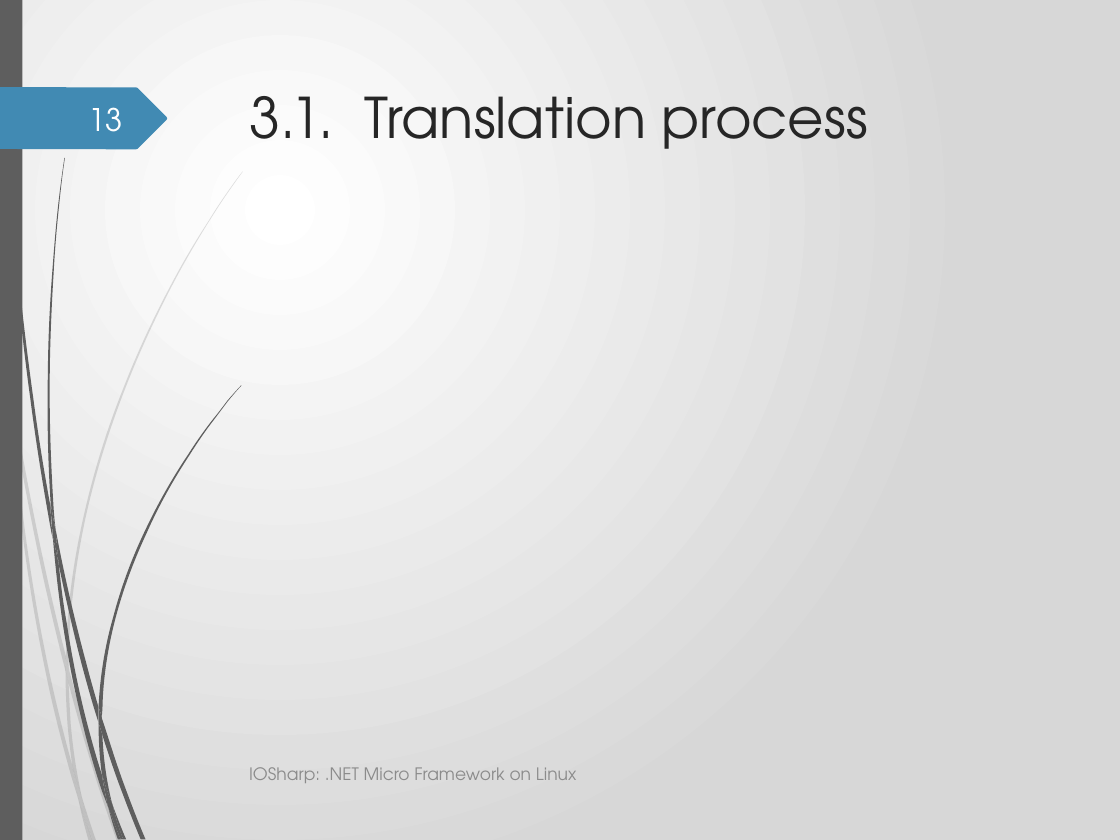
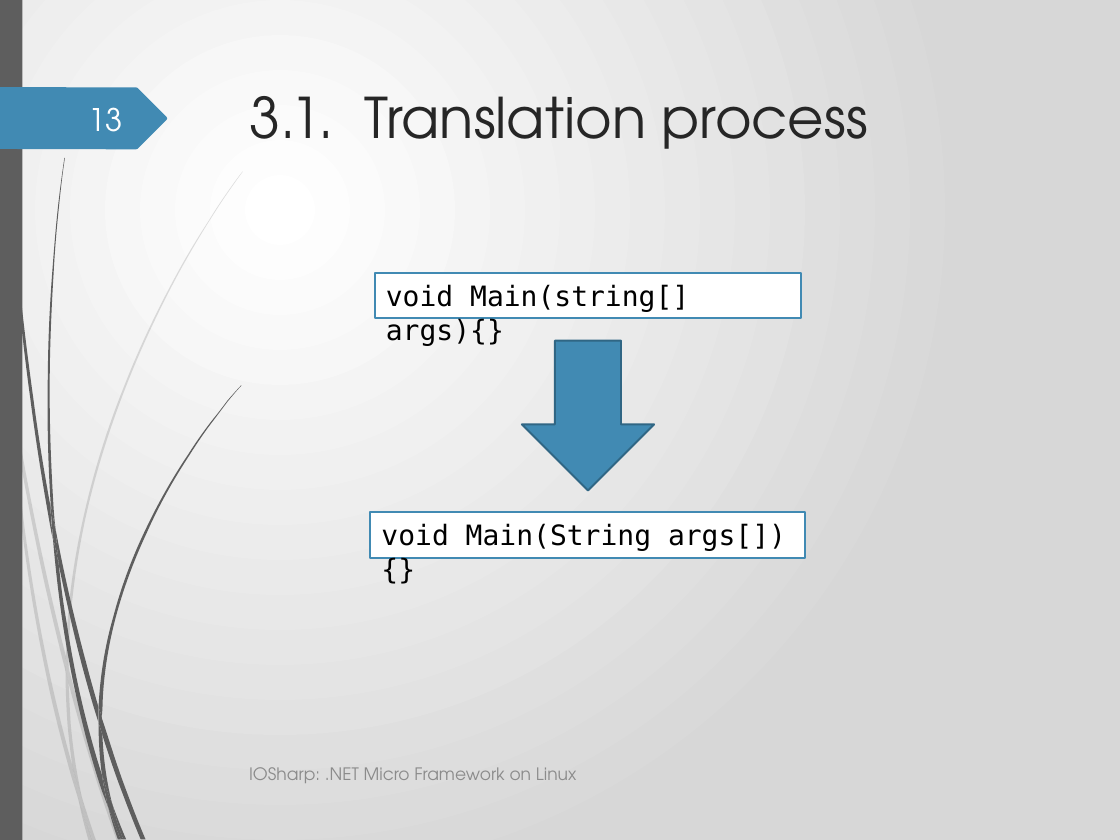
Before and after one commit to GerardSoleCa/BachelorThesisMisc, a slide deck: slide 13 of ThesisDoc/IOSharp.pptx. Drawn at 1120x840 pixels with LibreOffice and Linux fonts; fonts in the diff are those of the drawing; background and template pictures are left out. Boxes give left, top, right and bottom in pixels: in the first picture for what was removed or moved away, otherwise in the second. Text is boxed around its words. In the diff, an @@ line names an element or a change of style, - is before the commit and + after.

```diff
--- a/ThesisDoc/IOSharp.pptx
+++ b/ThesisDoc/IOSharp.pptx
@@ rectangle added at (375, 273, 802, 318), fill #FFFFFF, outline #418AB3 1.25 pt, 18 pt, text #000000 @@
+void Main(string[] args){}
@@ down arrow added at (522, 340, 654, 491), fill #418AB3, outline #306684 1.25 pt @@
@@ rectangle added at (371, 513, 805, 558), fill #FFFFFF, outline #418AB3 1.25 pt, 18 pt, text #000000 @@
+void Main(String args[]){}
```
Also in this commit, not shown: 4 other slides changed, 1 slide added, 1 slide removed, 1 other file.
